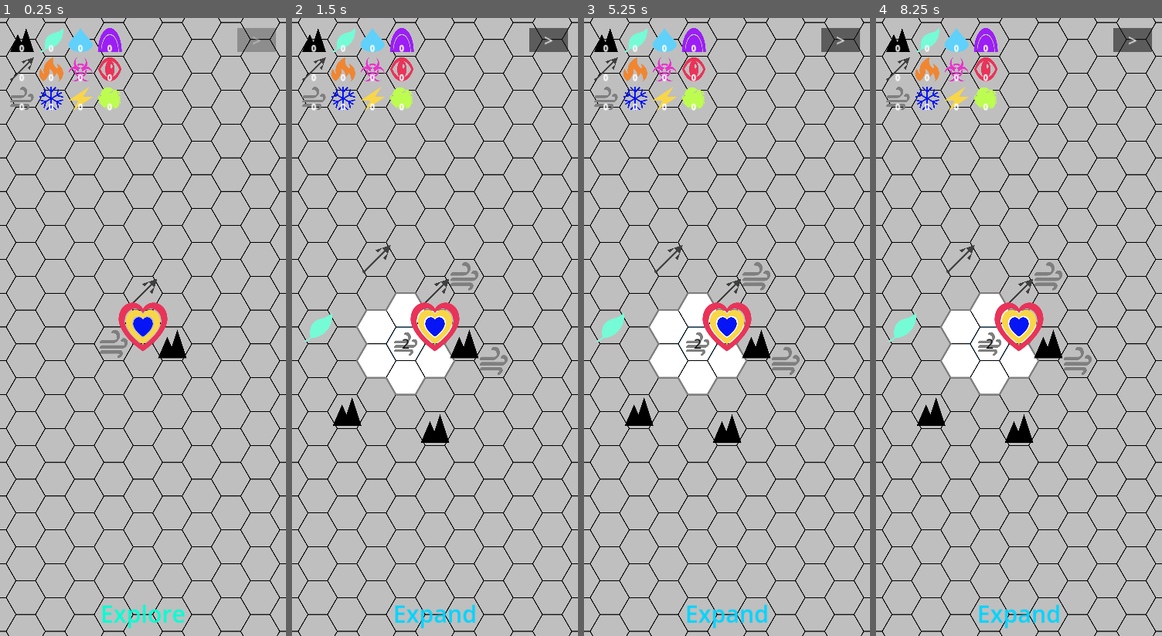
Above: before the commit, frames 1-4 (left to right).
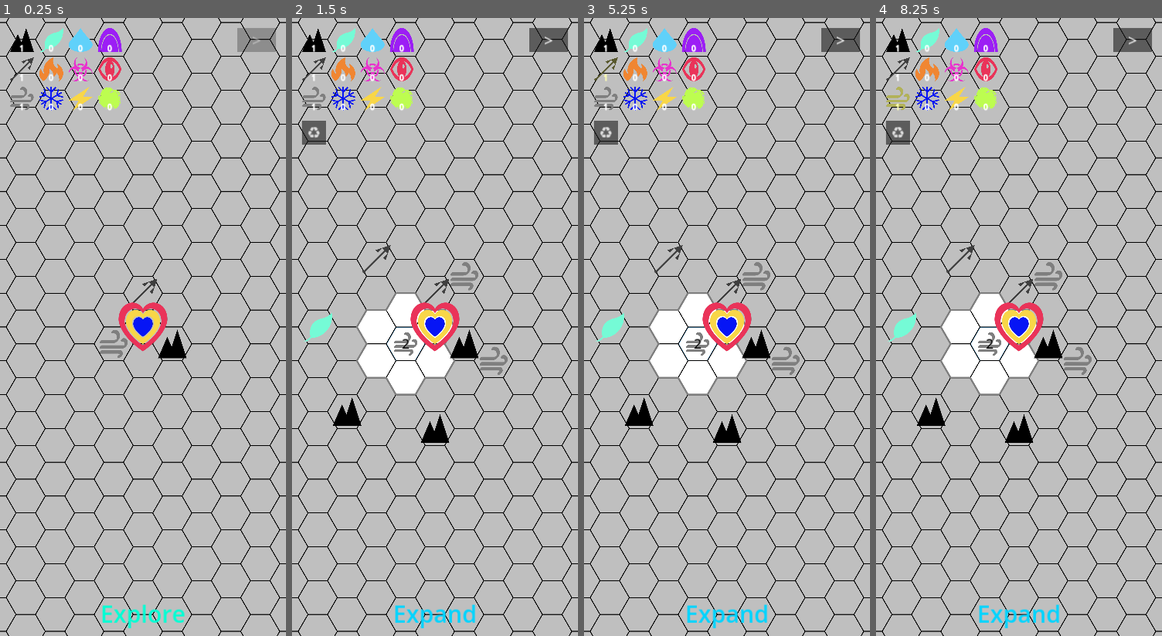
Above: after the commit, the same moments.

Repository: NoahKastin/combo-spell
Game: Godot game, scene res://scenes/main.tscn
Same seed, same stepped clock (60 frames per second), same inputs: the game is played once before the commit and once after it.
Inputs (mouse positions are in pixels of both pictures, inside the frame that each line leads up to):
- Up to frame 1 (0.25 s): no input
- Up to frame 2 (1.5 s): tap Enter at 0.5 s; move the mouse to (497, 296) at 0.52 s; click (497, 296) at 0.67 s; tap Space at 1.25 s; drag from (377, 357) to (420, 450) at 1.27 s
- Up to frame 3 (5.25 s): click (606, 42) at 2 s, where only the run after the commit has a clickable "1"; click (635, 42) at 2.75 s, where only the run after the commit has a clickable "0"; click (664, 42) at 3.5 s, where only the run after the commit has a clickable "0"; click (692, 42) at 4.25 s, where only the run after the commit has a clickable "0"; click (606, 67) at 5 s, where only the run after the commit has a clickable "1"
- Up to frame 4 (8.25 s): click (927, 67) at 5.75 s, where only the run after the commit has a clickable "0"; click (956, 67) at 6.5 s, where only the run after the commit has a clickable "0"; click (984, 67) at 7.25 s, where only the run after the commit has a clickable "0"; click (898, 98) at 8 s, where only the run after the commit has a clickable "1"

The runs differ from the first frame. In frame 1, less than 0.1% of the frame differs, in the area x 6-9%, y 4-15%; in frame 2, 0.3%; in frame 3, 0.4%; in frame 4, 0.4%, in the area x 3-12%, y 4-21%.

Commit message:
Add Expand crafting and starting wallet endowment
Resolves SPEC §11's open decision on the empty-wallet first Expand by
seeding 1 Earth, 1 Metal, 1 Wind at game start. Adds the crafting
(recycle) button per §4.2 / §5.3: tap to enter mode, drag one Element
onto another to spend 2:1; tile drops gated off mid-craft.

Co-Authored-By: Claude Opus 4.7 <noreply@anthropic.com>

Diff:
--- a/scenes/main.tscn
+++ b/scenes/main.tscn
@@ -40,3 +40,11 @@
 offset_top = 40.0
 offset_right = 540.0
 offset_bottom = 400.0
+
+[node name="RecycleButton" type="Button" parent="UI"]
+offset_left = 40.0
+offset_top = 420.0
+offset_right = 140.0
+offset_bottom = 520.0
+theme_override_font_sizes/font_size = 64
+text = "♻"
--- a/scripts/game.gd
+++ b/scripts/game.gd
@@ -12,6 +12,19 @@
 var phase: int = Phase.Type.EXPLORE
 var cycles_completed: int = 0
 var wallet: Dictionary = {} # Element.Type -> int
+
+# §4.2: a fresh game seeds the wallet with one of each starting biome
+# Element so the very first Expand has options before the first harvest.
+const STARTING_WALLET: Dictionary = {
+	Element.Type.EARTH: 1,
+	Element.Type.METAL: 1,
+	Element.Type.WIND: 1,
+}
+
+
+func _ready() -> void:
+	for elem in STARTING_WALLET:
+		wallet[elem] = STARTING_WALLET[elem]
 
 
 # §6: difficulty_multiplier = floor(cycles_completed / 3) + 1
--- a/scripts/main.gd
+++ b/scripts/main.gd
@@ -26,6 +26,11 @@
 	Element.Type.WIND, Element.Type.ICE, Element.Type.LIGHTNING, Element.Type.ACID,
 ]
 const PICKED_TINT := Color(1.4, 1.4, 0.7)
+const CRAFTING_TINT := Color(1.0, 0.8, 1.4)
+
+# §4.2: crafting trades 2 of the dragged Element for 1 of the dropped Element.
+const CRAFT_COST := 2
+const CRAFT_YIELD := 1
 
 # §5.2 mid-zoom: primary symbol at center, up to N=2 smaller satellites
 # adjacent. Hex-corner positions at 240° (upper-left) and 300° (upper-right),
@@ -96,12 +101,14 @@
 var tiles: Dictionary = {}          # Vector2i -> Tile (occupied tiles only)
 var harvested_this_phase: int = 0
 var picked_element: int = -1        # -1 = nothing picked up; otherwise Element.Type
+var crafting_mode: bool = false
 var element_buttons: Dictionary = {}      # Element.Type -> TextureButton
 var element_count_labels: Dictionary = {} # Element.Type -> Label
 
 @onready var phase_label: Label = $UI/PhaseLabel
 @onready var next_phase_button: Button = $UI/NextPhaseButton
 @onready var element_grid: Control = $UI/ElementGrid
+@onready var recycle_button: Button = $UI/RecycleButton
 @onready var camera: Camera2D = $Camera2D
 
 
@@ -115,6 +122,7 @@
 	Game.phase_changed.connect(_on_phase_changed)
 	Game.wallet_changed.connect(_refresh_wallet_display)
 	next_phase_button.pressed.connect(_on_next_phase_pressed)
+	recycle_button.pressed.connect(_on_recycle_pressed)
 	_refresh_phase_ui()
 	_refresh_wallet_display()
 
@@ -439,7 +447,11 @@
 		Phase.Type.EXPLORE:
 			_try_reveal_at(world_pos)
 		Phase.Type.EXPAND:
-			_try_place_or_augment_at(world_pos)
+			# §4.2: while crafting mode is on, the only valid drop targets
+			# are other grid Elements. Tile drops are gated off so the
+			# player can't accidentally place a unit mid-craft.
+			if not crafting_mode:
+				_try_place_or_augment_at(world_pos)
 		Phase.Type.EXPLOIT:
 			_try_harvest_at(world_pos)
 
@@ -498,18 +510,38 @@
 func _on_element_picked(elem: int) -> void:
 	if Game.phase != Phase.Type.EXPAND:
 		return
-	if Game.wallet.get(elem, 0) <= 0:
-		return
 	if picked_element == elem:
 		_clear_picked()
 		return
+	if crafting_mode and picked_element >= 0:
+		# Source already in hand: drop onto a different grid Element.
+		_try_craft(picked_element, elem)
+		return
+	var min_required: int = CRAFT_COST if crafting_mode else 1
+	if Game.wallet.get(elem, 0) < min_required:
+		return
 	picked_element = elem
 	_refresh_picked_visual()
+	_refresh_wallet_display()
+
+
+# §4.2: crafting spends 2 of `source` and yields 1 of `target`. Wallet must
+# already hold the cost; pickup gating in _on_element_picked enforces this,
+# but we re-check here in case the source count changed between pickup and
+# drop (e.g., a future action consumes Elements without clearing the pick).
+func _try_craft(source: int, target: int) -> void:
+	if Game.wallet.get(source, 0) < CRAFT_COST:
+		_clear_picked()
+		return
+	Game.add_to_wallet(source, -CRAFT_COST)
+	Game.add_to_wallet(target, CRAFT_YIELD)
+	_clear_picked()
 
 
 func _clear_picked() -> void:
 	picked_element = -1
 	_refresh_picked_visual()
+	_refresh_wallet_display()
 
 
 func _refresh_picked_visual() -> void:
@@ -562,10 +594,25 @@
 	Game.advance_phase()
 
 
+func _on_recycle_pressed() -> void:
+	if Game.phase != Phase.Type.EXPAND:
+		return
+	crafting_mode = not crafting_mode
+	_clear_picked()
+	_refresh_recycle_visual()
+	_refresh_wallet_display()
+
+
+func _refresh_recycle_visual() -> void:
+	recycle_button.modulate = CRAFTING_TINT if crafting_mode else Color.WHITE
+
+
 func _on_phase_changed(new_phase: int) -> void:
 	if new_phase == Phase.Type.EXPLOIT:
 		harvested_this_phase = 0
+	crafting_mode = false
 	_clear_picked()
+	_refresh_recycle_visual()
 	_refresh_phase_ui()
 	_refresh_wallet_display()
 
@@ -577,16 +624,24 @@
 	# Force a deliberate candidate pick during Explore. The button stays
 	# enabled in other phases as a phase-skip helper.
 	next_phase_button.disabled = (p == Phase.Type.EXPLORE) and not candidates.is_empty()
+	# §5.3: the crafting (recycle) button only appears during Expand.
+	recycle_button.visible = p == Phase.Type.EXPAND
 
 
 # Updates each grid slot's count label and disables buttons whose Element
-# isn't pickable right now (zero in the wallet, or any phase other than
-# Expand). Called on launch, on wallet changes, and on phase changes.
+# isn't pickable right now. Outside Expand: nothing is pickable. In Expand
+# without crafting: need wallet ≥ 1 to pick up a placement. In Expand with
+# crafting: pre-pickup needs wallet ≥ 2 (only valid sources are pickable);
+# post-pickup all 12 buttons stay live so any can be a drop target or the
+# source itself can be re-tapped to cancel.
 func _refresh_wallet_display() -> void:
 	var pickable_phase: bool = Game.phase == Phase.Type.EXPAND
+	var has_pickup: bool = picked_element >= 0
+	var min_required: int = CRAFT_COST if crafting_mode else 1
 	for elem in element_buttons:
 		var n: int = Game.wallet.get(elem, 0)
 		var lbl: Label = element_count_labels[elem]
 		lbl.text = str(n)
 		var btn: TextureButton = element_buttons[elem]
-		btn.disabled = n <= 0 or not pickable_phase
+		var enabled: bool = pickable_phase and (has_pickup or n >= min_required)
+		btn.disabled = not enabled
Not shown, changed: SPEC.md
Not shown, changed: TODO.md
